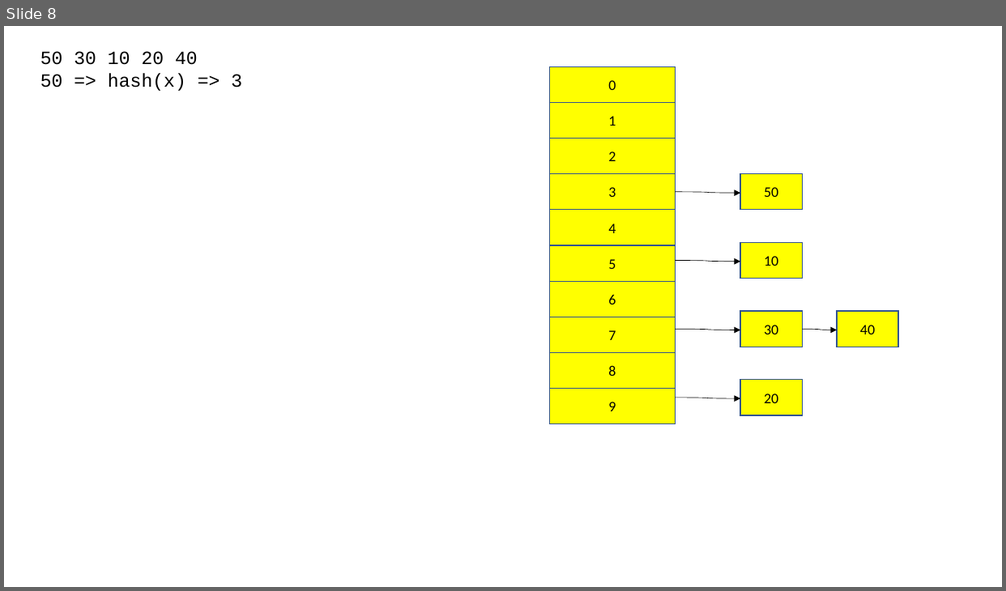
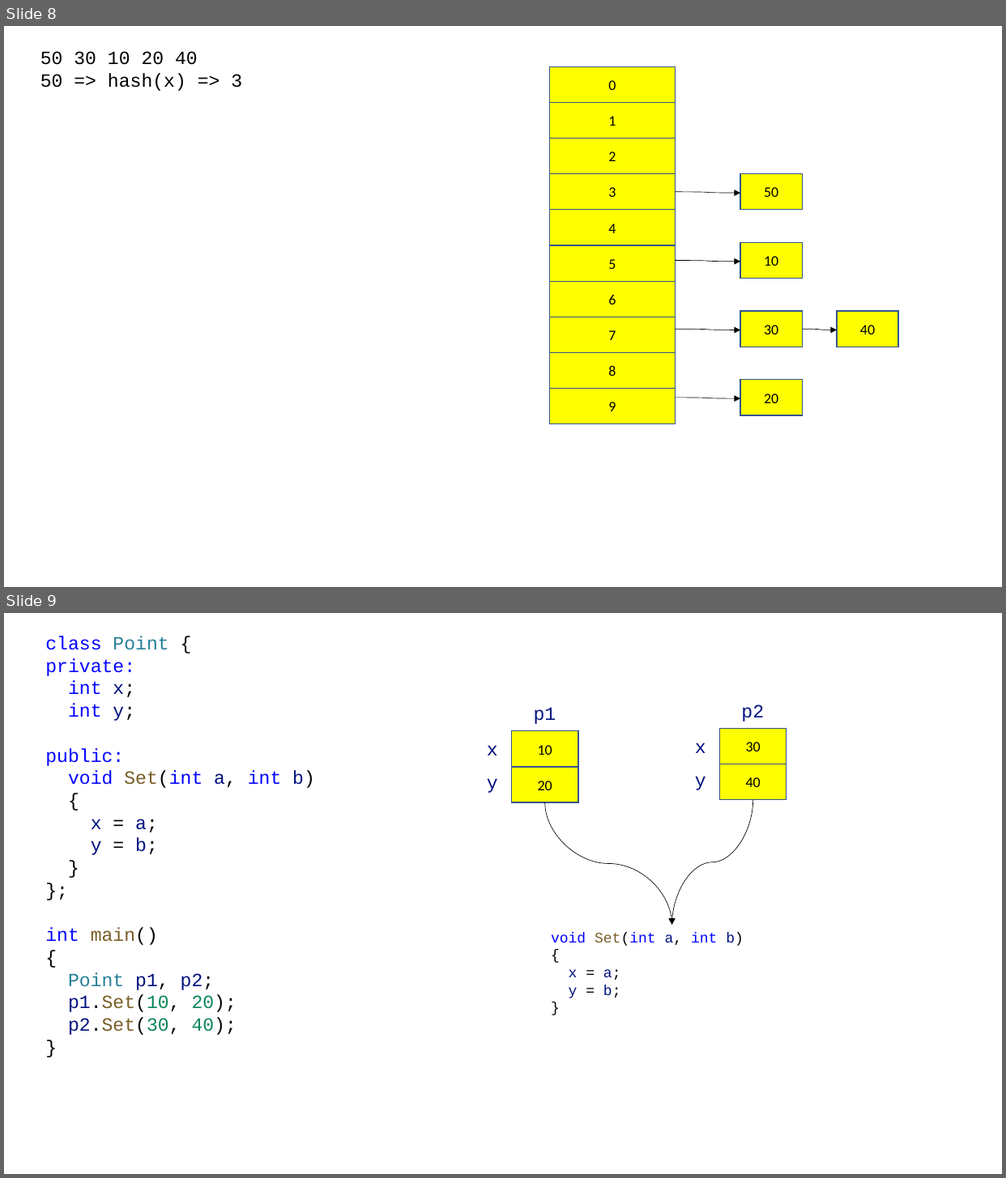
Before and after one commit to yoondev-classroom/hyundai_220510, a slide deck: cpp/220517.pptx. Shown one above the other, each under a label of ours: slide 8 before the commit, slides 8 and 9 after it. The pictures are 1006x591 and 1006x1178 pixels, drawn with LibreOffice and Linux fonts; fonts in the diff are those of the drawing. Boxes give left, top, right and bottom in pixels: in the first picture for what was removed or moved away, otherwise in the second. Text is boxed around its words. In the diff, an @@ line names an element or a change of style, - is before the commit and + after.

```diff
--- a/cpp/220517.pptx
+++ b/cpp/220517.pptx
@@ slide 9 added at [4, 613, 1002, 1174], background #FFFFFF @@
@@ text added at [45, 636, 315, 1035], 18 pt, text #0000FF @@
+class Point {
+private:
+int x;
+int y;
+public:
+void Set(int a, int b)
+{
+x = a;
+y = b;
+}
+};
+int main()
+{
+Point p1, p2;
+p1.Set(10, 20);
+p2.Set(30, 40);
+}
@@ text added at [534, 707, 556, 724], 18 pt, text #001080 @@
+p1
@@ text added at [741, 705, 764, 722], 18 pt, text #001080 @@
+p2
@@ rectangle added at [512, 731, 578, 767], fill #FFFF00, outline #325491 1 pt, 14 pt, text #000000 @@
+10
@@ rectangle added at [720, 728, 786, 764], fill #FFFF00, outline #325491 1 pt, 14 pt, text #000000 @@
+30
@@ text added at [487, 745, 498, 756], 18 pt, text #001080 @@
+x
@@ text added at [695, 743, 706, 753], 18 pt, text #001080 @@
+x
@@ text added at [487, 778, 498, 793], 18 pt, text #001080 @@
+y
@@ rectangle added at [512, 767, 578, 803], fill #FFFF00, outline #325491 1 pt, 14 pt, text #000000 @@
+20
@@ text added at [695, 776, 706, 790], 18 pt, text #001080 @@
+y
@@ rectangle added at [720, 764, 786, 800], fill #FFFF00, outline #325491 1 pt, 14 pt, text #000000 @@
+40
@@ curved arrow added from (545, 803) to (671, 925), #000000 0.5 pt @@
@@ curved arrow added from (753, 800) to (671, 925), #000000 0.5 pt @@
@@ text added at [551, 932, 744, 999], 14 pt, text #0000FF @@
+void Set(int a, int b)
+{
+x = a;
+y = b;
+}
```
Also in this commit, not shown: 1 other slide added, 4 other files.
